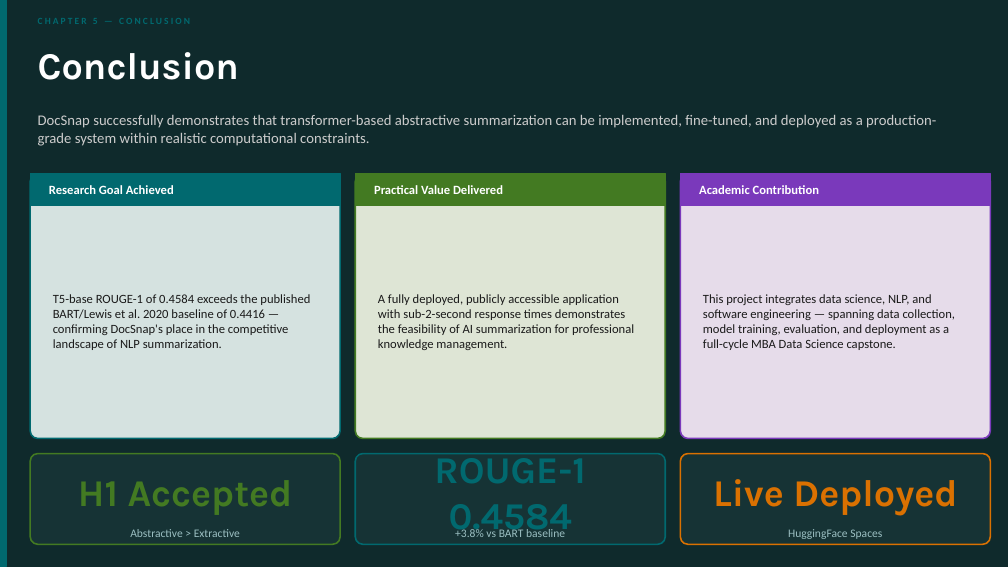
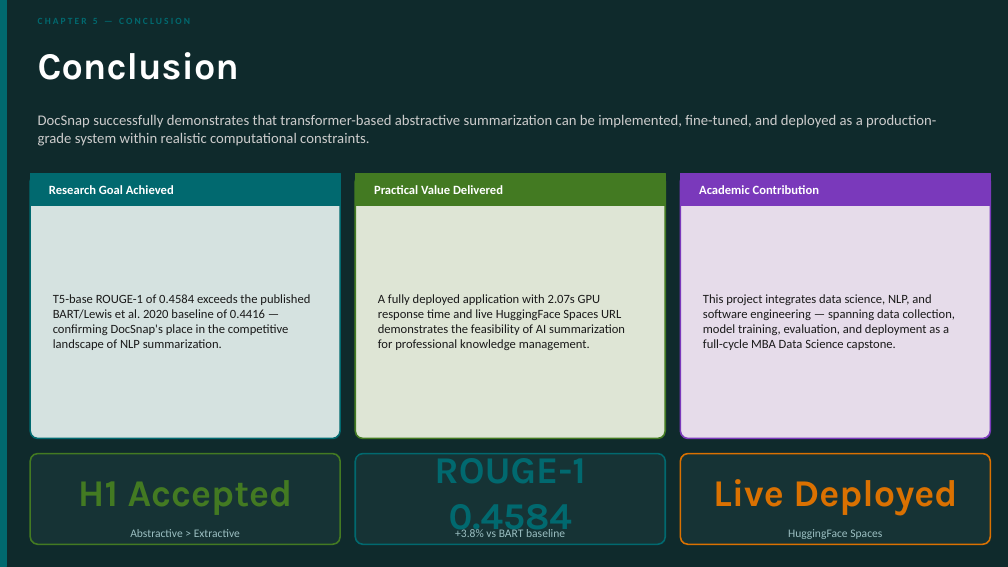
Before and after one commit to CNShivani7/DocSnap-Intelligent-Summarization, a slide deck: slide 19 of DocSnap_Presentation.pptx. Drawn at 1008x567 pixels with LibreOffice and Linux fonts; fonts in the diff are those of the drawing. Boxes give left, top, right and bottom in pixels: in the first picture for what was removed or moved away, otherwise in the second. Text is boxed around its words. In the diff, an @@ line names an element or a change of style, - is before the commit and + after.

```diff
--- a/DocSnap_Presentation.pptx
+++ b/DocSnap_Presentation.pptx
@@ text at [378, 294, 625, 350]: text changed @@
-A fully deployed, publicly accessible application with sub-2-second response times demonstrates the feasibility of AI summarization for professional knowledge management.
+A fully deployed application with 2.07s GPU response time and live HuggingFace Spaces URL demonstrates the feasibility of AI summarization for professional knowledge management.
```
Also in this commit, not shown: 2 other slides changed, 1 slide added, 1 other file.
